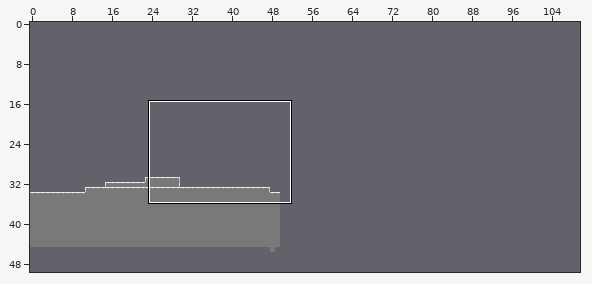
Two versions of a level (Tiled map, GBJam5/assets/maps/level1.tmx). Above, an overview of the earlier version with the close-up marked.
Close-up. Old version:
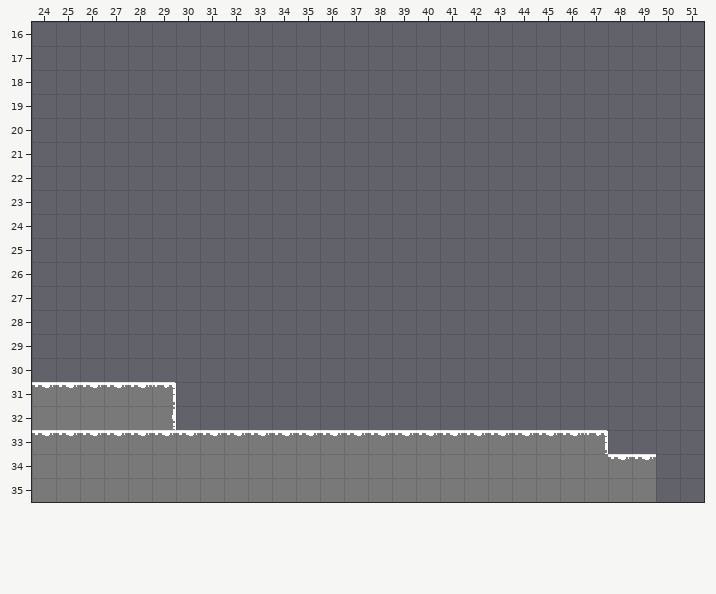
Cells are 16x16 px. Shown: x 24..51, y 16..35. The commit also changed other parts of the map, which this record leaves out. The old version is drawn lined up with the new one.
The same view after the edit:
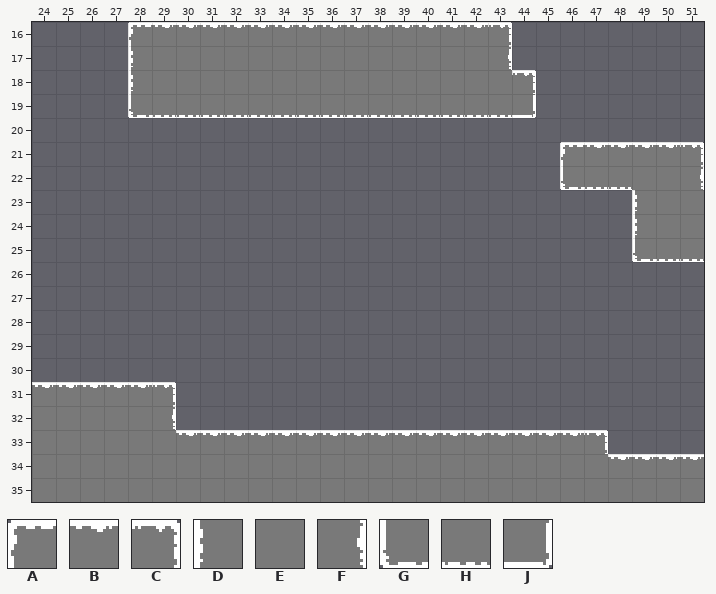
Key: from "tile": A 0, B 1, C 2, D 3, E 4, F 5, G 6, H 7, J 8.
_ is an empty cell.
Tiles replaced or removed in this view: B.
What changed:
Changed rows in their new state; . is an unchanged cell.
map size 50x50 -> 150x50 cells
Layer "Camada de Tiles 1":
first column x 28:
16 ABBBBBBBBBBBBBBC........
17 DEEEEEEEEEEEEEEF........
18 DEEEEEEEEEEEEEEEC.......
19 GHHHHHHHHHHHHHHHJ.......
21 ..................ABBBBC
22 ..................GHHEEF
23 .....................DEE
24 .....................DEE
25 .....................GHH
first column x 24:
33 EEEEEE......................
34 ..........................BB
35 ..........................EE
